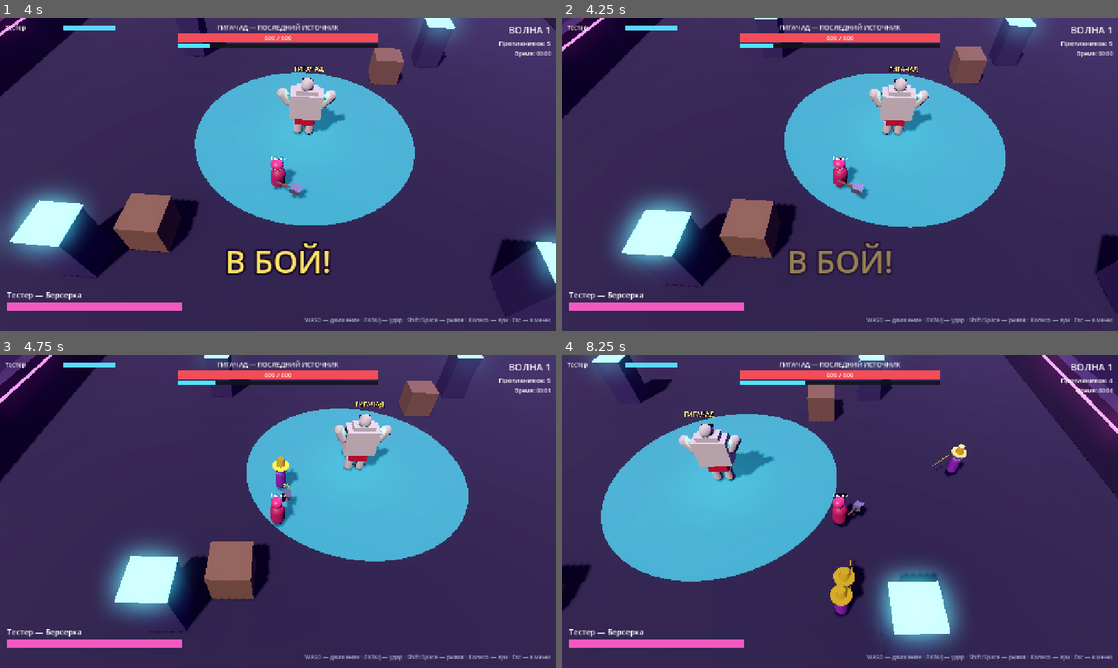
Above: before the commit, frames 1-4 (two rows, left to right).
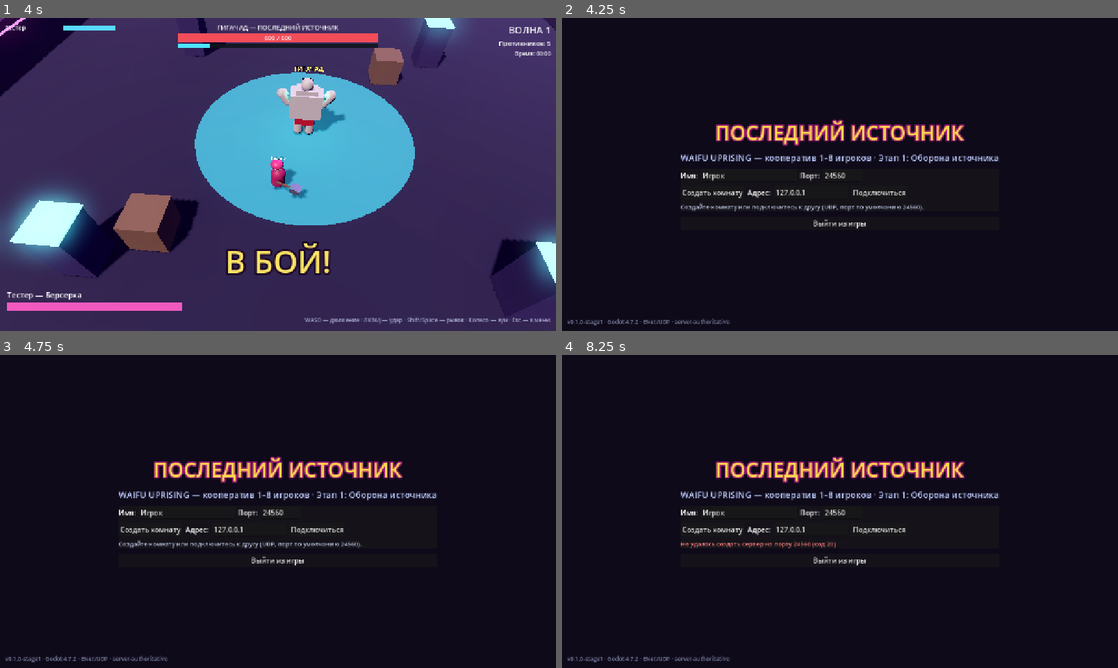
Above: after the commit, the same moments.

Repository: stasian33rus/last_stronghold
Game: Godot game, scene res://tests/smoke_test.tscn
Same seed, same stepped clock (60 frames per second), same inputs: the game is played once before the commit and once after it. This scene is started directly instead of the project's main scene.
Inputs (mouse positions are in pixels of both pictures, inside the frame that each line leads up to):
- Up to frame 1 (4 s): move the mouse to (400, 158) at 0.52 s; press the mouse at (400, 158) at 0.53 s; hold D (move_right) 0.53-1.28 s; move the mouse to (166, 190) at 1.27 s; release the mouse at (166, 190) at 1.28 s; hold S (move_back) 1.28-2.03 s; click (166, 190) at 1.35 s; move the mouse to (333, 105) at 2.02 s; press the mouse at (333, 105) at 2.03 s; hold D (move_right) 2.03-2.78 s; tap Mouse wheel up (camera_zoom_in) at 2.1 s; move the mouse to (250, 237) at 2.77 s; release the mouse at (250, 237) at 2.78 s; hold W (move_forward) 2.78-3.53 s; tap Mouse wheel down (camera_zoom_out) at 2.85 s; click (250, 237) at 3.05 s; move the mouse to (444, 221) at 3.52 s; press the mouse at (444, 221) at 3.53 s; hold A (move_left) from 3.53 s (still down); tap Shift (dodge) at 3.6 s
- Up to frame 2 (4.25 s): keep holding A (move_left); tap Escape (menu_cancel) at 4.15 s
- Up to frame 3 (4.75 s): keep holding A (move_left); move the mouse to (111, 464) at 4.27 s; release the mouse at (111, 464) at 4.28 s; click (111, 464) at 4.35 s
- Up to frame 4 (8.25 s): move the mouse to (867, 511) at 5.02 s; release A (move_left) at 5.03 s; press the mouse at (867, 511) at 5.03 s; hold S (move_back) 5.03-5.78 s; move the mouse to (756, 433) at 5.77 s; release the mouse at (756, 433) at 5.78 s; hold D (move_right) 5.78-6.53 s; tap Mouse wheel up (camera_zoom_in) at 5.85 s; click (756, 433) at 6.05 s; move the mouse to (962, 495) at 6.52 s; press the mouse at (962, 495) at 6.53 s; hold W (move_forward) 6.53-7.28 s; tap Mouse wheel down (camera_zoom_out) at 6.6 s; move the mouse to (728, 527) at 7.27 s; release the mouse at (728, 527) at 7.28 s; hold D (move_right) 7.28-8.03 s; tap Shift (dodge) at 7.35 s; click (728, 527) at 7.55 s; move the mouse to (895, 442) at 8.02 s; press the mouse at (895, 442) at 8.03 s; hold S (move_back) from 8.03 s (still down)

Frame 1 is identical in both runs. In frame 2, 95% of the frame differs, in the area x 0-100%, y 0-100%; in frame 3, 96%; in frame 4, 98%.

Commit message:
fix(stage1): headless-аудио без утечек на выходе, явный Sfx.shutdown, проверка отсутствия роста объектов в бою (27/27)

Diff:
--- a/waifu_uprising/scripts/autoload/sfx.gd
+++ b/waifu_uprising/scripts/autoload/sfx.gd
@@ -10,8 +10,10 @@
 var _streams: Dictionary = {}
 var _pool: Array[AudioStreamPlayer] = []
 var _pool_index: int = 0
+var _headless: bool = false
 
 func _ready() -> void:
+	_headless = DisplayServer.get_name() == "headless"
 	for i in POOL_SIZE:
 		var p := AudioStreamPlayer.new()
 		p.bus = "Master"
@@ -20,10 +22,12 @@
 	_build_sounds()
 	## При аварийном/тестовом quit() _exit_tree автозагрузок не вызывается —
 	## чистим аудио по сигналу tree_exiting корневого окна.
-	get_tree().root.tree_exiting.connect(_shutdown_audio)
+	get_tree().root.tree_exiting.connect(shutdown)
 
 ## Корректное освобождение аудио при завершении (без утечек ObjectDB на выходе).
-func _shutdown_audio() -> void:
+## ВАЖНО: при get_tree().quit() tree_exiting может не эмитироваться — вызывайте
+## shutdown() явно перед выходом (тесты, кнопка «Выйти»).
+func shutdown() -> void:
 	for p in _pool:
 		if is_instance_valid(p):
 			p.stop()
@@ -31,8 +35,8 @@
 	_streams.clear()
 
 func play(what: String, volume_db: float = 0.0, pitch: float = 1.0) -> void:
-	if not _streams.has(what):
-		return
+	if _headless or not _streams.has(what):
+		return ## в headless не играем: тишина не нужна, а чистый выход тестов — да
 	var p := _pool[_pool_index]
 	_pool_index = (_pool_index + 1) % POOL_SIZE
 	p.stream = _streams[what]
--- a/waifu_uprising/scripts/ui/hud.gd
+++ b/waifu_uprising/scripts/ui/hud.gd
@@ -43,6 +43,10 @@
 	_mc = mcs[0] if mcs.size() > 0 else null
 	var gigas := get_tree().get_nodes_in_group("gigachad")
 	_giga = gigas[0] if gigas.size() > 0 else null
+
+func _unhandled_input(event: InputEvent) -> void:
+	if event.is_action_pressed("menu_cancel"):
+		_on_menu()
 
 func _process(delta: float) -> void:
 	_find_local_pawn(delta)
--- a/waifu_uprising/scripts/ui/main_menu.gd
+++ b/waifu_uprising/scripts/ui/main_menu.gd
@@ -29,7 +29,9 @@
 	start_button.pressed.connect(_on_start)
 	ready_check.toggled.connect(_on_ready_toggled)
 	class_option.item_selected.connect(_on_class_selected)
-	quit_button.pressed.connect(func() -> void: get_tree().quit())
+	quit_button.pressed.connect(func() -> void:
+		Sfx.shutdown()
+		get_tree().quit())
 	Net.lobby_changed.connect(_refresh_lobby)
 	Net.connection_failed.connect(_on_connection_failed)
 	Net.connection_succeeded.connect(_on_connection_succeeded)
--- a/waifu_uprising/tests/autotest_runner.gd
+++ b/waifu_uprising/tests/autotest_runner.gd
@@ -200,5 +200,6 @@
 	## Даём надёжным RPC (результат матча) долететь до второго пира,
 	## затем закрываем ENet и выходим.
 	await get_tree().create_timer(0.8).timeout
+	Sfx.shutdown()
 	Net.disconnect_game()
 	get_tree().quit(0 if passed else 1)
--- a/waifu_uprising/tests/smoke_runner.gd
+++ b/waifu_uprising/tests/smoke_runner.gd
@@ -8,6 +8,7 @@
 
 var _failures: Array[String] = []
 var _checks: int = 0
+var _obj_baseline: int = 0
 
 func _ready() -> void:
 	_run.call_deferred()
@@ -22,6 +23,7 @@
 	print("[SMOKE] === ИТОГ: проверок %d, провалов %d ===" % [_checks, _failures.size()])
 	for f in _failures:
 		print("[SMOKE] FAILED: %s" % f)
+	Sfx.shutdown()
 	get_tree().quit(1 if _failures.size() > 0 else 0)
 
 # ------------------------------------------------------------------ хелперы
@@ -121,6 +123,7 @@
 	## Ждём окончания отсчёта и появления врагов.
 	var fight_on: bool = await _wait_until(func(): return mc.phase == MatchController.Phase.FIGHT, 10.0)
 	_check(fight_on, "Фаза FIGHT после отсчёта")
+	_obj_baseline = int(Performance.get_monitor(Performance.OBJECT_COUNT))
 	var spawned: bool = await _wait_until(func(): return not _alive_enemies().is_empty(), 15.0)
 	var enemies := _alive_enemies()
 	_check(spawned, "Волна заспавнила врагов (alive=%d)" % enemies.size())
@@ -175,6 +178,12 @@
 	var stats: Dictionary = mc.stats
 	_check(stats.has(1) and int(stats[1]["kills"]) >= 1, "Статистика убийств посчитана сервером")
 
+	## Нет неограниченного роста объектов (ТЗ §20): после освобождения трупов
+	## и одноразовых эффектов число объектов возвращается к уровню до начала волны.
+	await _seconds(3.5)
+	var obj_after := int(Performance.get_monitor(Performance.OBJECT_COUNT))
+	_check(obj_after <= _obj_baseline + 40,
+		"Объекты не накапливаются (%d до волны -> %d после, предел +%d)" % [_obj_baseline, obj_after, 40])
 ## Поражение по смерти Гигачада + падение/возрождение игрока.
 func _test_defeat_and_down_flow() -> void:
 	Game.start_offline_match(&"berserk", "Тестер-2")
